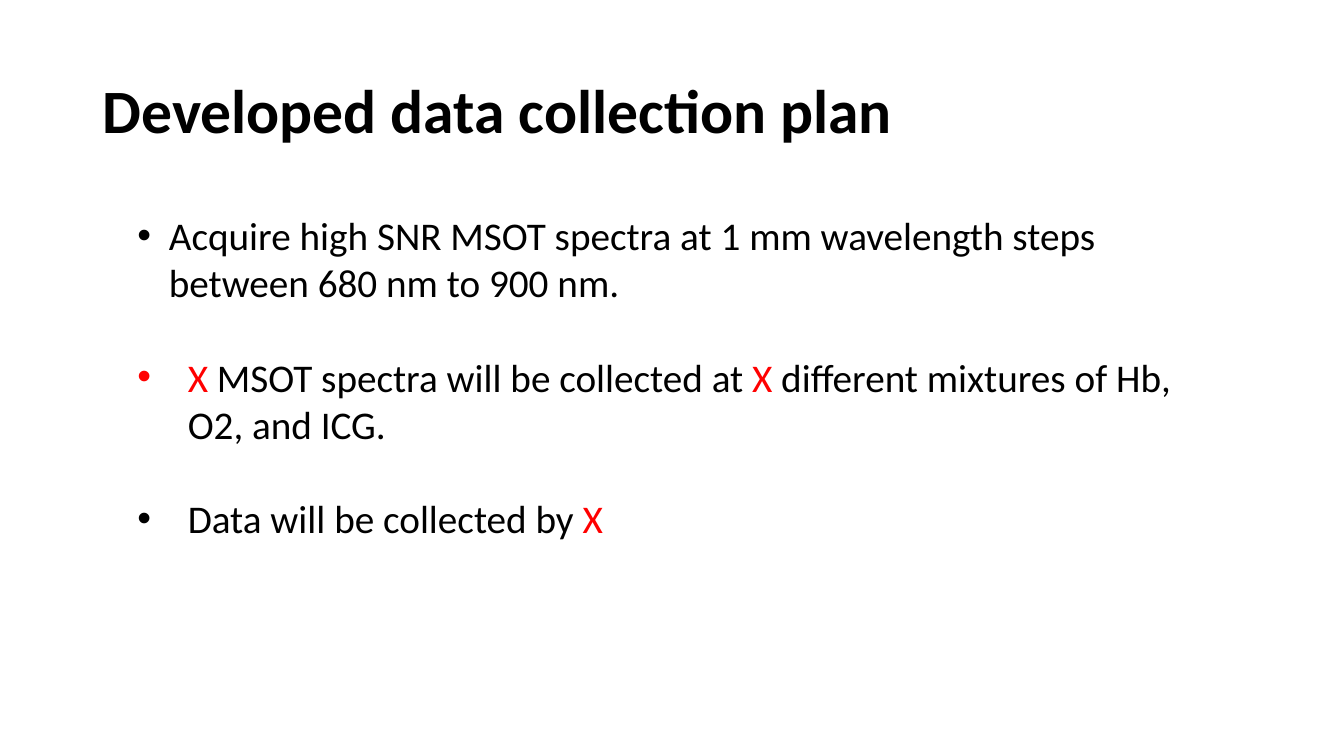
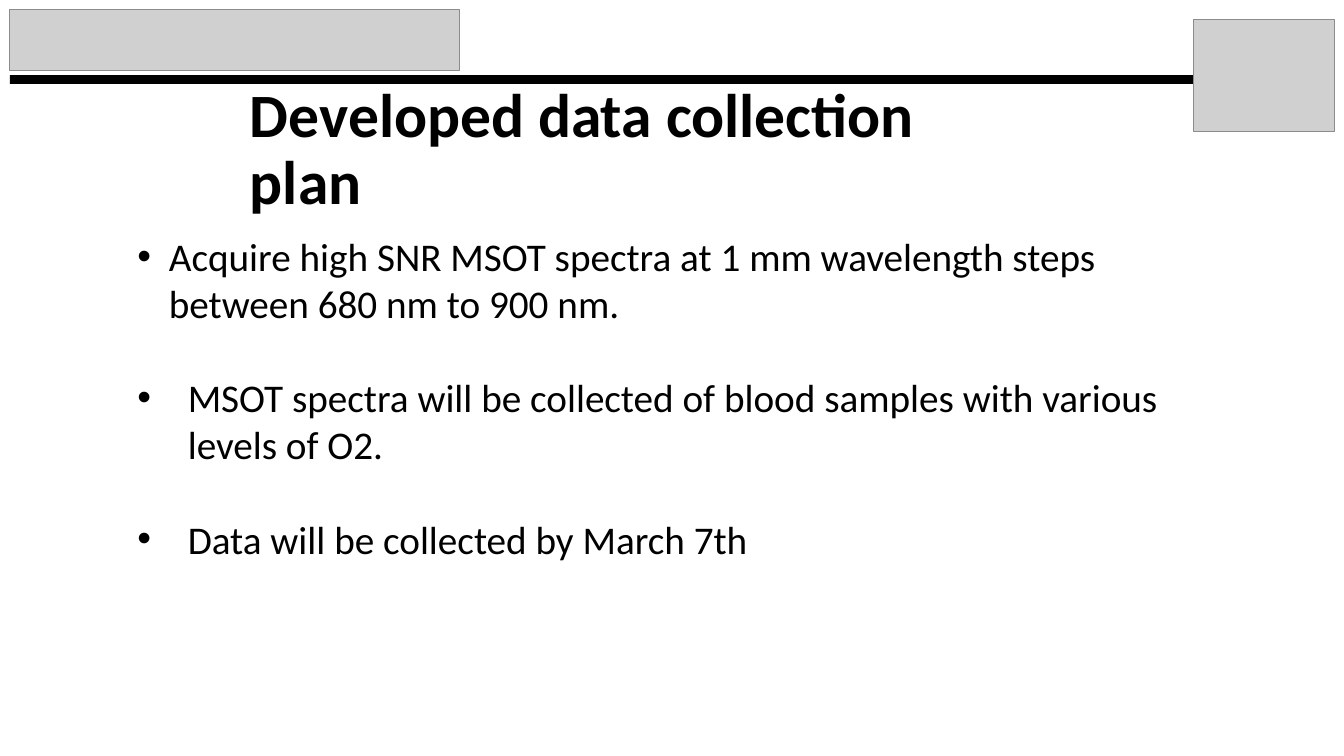
Before and after one commit to kylemjonesislanders/md-anderson, a slide deck: slide 9 of spectral-unmixing/ppt_presentations/midterm_project_report.pptx (slide 7 before the commit). Drawn at 1344x756 pixels with LibreOffice and Linux fonts; fonts in the diff are those of the drawing; grey boxes stand for pictures. Boxes give left, top, right and bottom in pixels: in the first picture for what was removed or moved away, otherwise in the second. Text is boxed around its words. In the diff, an @@ line names an element or a change of style, - is before the commit and + after.

```diff
--- a/spectral-unmixing/ppt_presentations/midterm_project_report.pptx
+++ b/spectral-unmixing/ppt_presentations/midterm_project_report.pptx
@@ picture added at box(10, 9, 460, 71) @@
@@ picture added at box(1194, 20, 1335, 131) @@
@@ rectangle added at box(10, 76, 1272, 85), fill #000000 @@
@@ title "Developed data collection plan" rewrapped from box(102, 89, 891, 143) to box(250, 93, 914, 214) @@
@@ text "Acquire high SNR MSOT spectra ...": place and size @@
-text "Acquire high SNR MSOT spectra ..." at box(169, 222, 1171, 540)
+text "Acquire high SNR MSOT spectra ..." at box(169, 243, 1157, 561)
@@ text at box(188, 384, 1157, 561): text changed @@
-• X MSOT spectra will be collected at X different mixtures of Hb, O2, and ICG.
-• Data will be collected by X
+• MSOT spectra will be collected of blood samples with various levels of O2.
+• Data will be collected by March 7th
```
Also in this commit, not shown: 9 other slides changed, 3 slides added, 1 other file.
